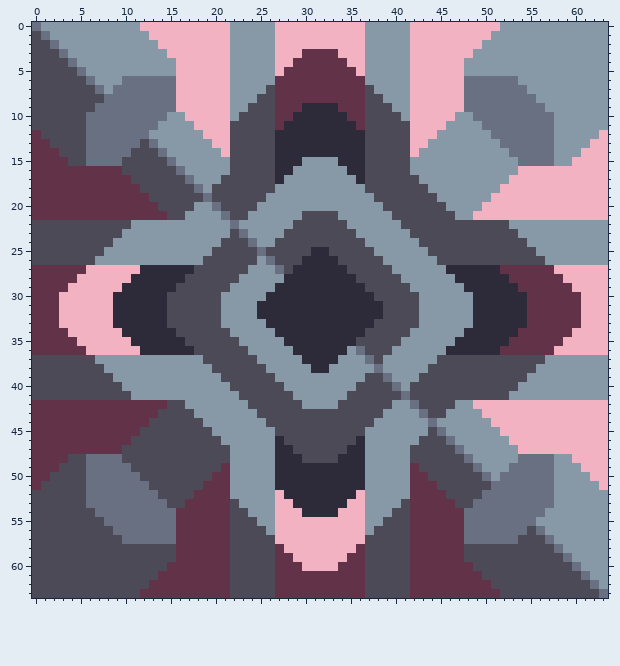
Two versions of one pixel-art sprite, assets/sprites/blocks/power/thermal-evaporator.png. The picture above was drawn from the file before the commit.
The file is 64x64 pixels.
And afterwards:
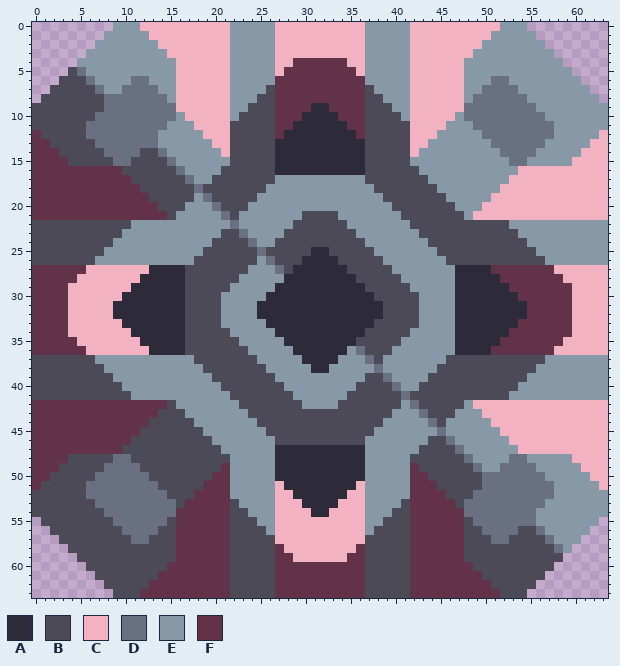
Palette (. is transparent): A #2d2a3a  B #4d4a58  C #f3b2c1  D #697082  E #8799a7  F #623348
Diff:
Changed rows in their new state; - is an unchanged pixel.
first column x 0:
 0 .........----------------------------------------------.........
 1 ........------------------------------------------------........
 2 .......--------------------------------------------------.......
 3 ......------------------------CCCC------------------------......
 4 .....------------------------------------------------------.....
 5 ....--------------------------------------------------------....
 6 ...-------E--EEE--------------------------------EEE--E-------...
 7 ..-------E----EE--------------------------------EE----E-------..
 8 .--------------E--------------------------------E------E-------.
 9 -------B----------------------F--F----------------------E-------
10 ------B--------D-------------F----F-------------D--------E------
11 --------------D-------------F------F-------------D--------------
12 -------------D-------------F--------F-------------D-------------
13 ------B-----D--------------------------------------D-----E------
14 ------BB---D----------------------------------------D---EE------
15 ------BBB-D-------------------AAAA-------------------D-EEE------
16 ---------------------B-------AAAAAA-------B---------------------
17 --------------------B------E--------E------B--------------------
18 -------------------B------E----------E------B-------------------
19 ------------------E------E------------E------B------------------
20 -----------------E------E--------------E------B-----------------
21 ----------------E------E----------------E------B----------------
22 -----------------------------------------E----------------------
23 ---------------------B--------------------E---------------------
24 --------------------B----------------------E--------------------
25 -------------------B------------------------E-------------------
26 ------------------B--------------------------E------------------
27 ------------C----B----------------------------E----F------------
28 -----------C----------------------------------------F-----------
29 ----------C-----A------------------------------A-----F----------
30 ---F-----C-----AA------------------------------AA-----F-----C---
31 ---F-----------AA------------------------------AA-----------C---
32 ---F-----------AA------------------------------AA-----------C---
33 ---F-----C-----AA------------------------------AA-----F-----C---
34 ----------C-----A------------------------------A-----F----------
35 -----------C----------------------------------------F-----------
36 ------------C----B----------------------------E----F------------
37 ------------------B--------------------------E------------------
38 -------------------B------------------------E-------------------
39 --------------------B----------------------E--------------------
40 ---------------------B--------------------E---------------------
41 ----------------------B-----------------------------------------
42 ----------------E------B----------------B------B----------------
43 -----------------E------B--------------B------B-----------------
44 ------------------E------B------------B------B------------------
45 -------------------E------B----------B------E-------------------
46 --------------------E------B--------B------E--------------------
47 ---------------------E-------AAAAAA-------E---------------------
48 ------BBB-D-------------------AAAA-------------------D-EEE------
49 ------BB---D----------------------------------------D---EE------
50 ------B-----D--------------------------------------D-----E------
51 -------------D-------------C--------C-------------D-------------
52 --------------D-------------C------C-------------D--------------
53 ------B--------D-------------C----C-------------D--------E------
54 -------B----------------------C--C----------------------E-------
55 .-------B------B--------------------------------B--------------.
56 ..-------B----BB--------------------------------BB----B-------..
57 ...-------B--BBB--------------------------------BBB--B-------...
58 ....--------------------------------------------------------....
59 .....------------------------------------------------------.....
60 ......------------------------FFFF------------------------......
61 .......--------------------------------------------------.......
62 ........------------------------------------------------........
63 .........----------------------------------------------.........
Pixel boxes of the changes (left, top, right, bottom) in both pictures:
changed: (32, 22, 608, 598)
